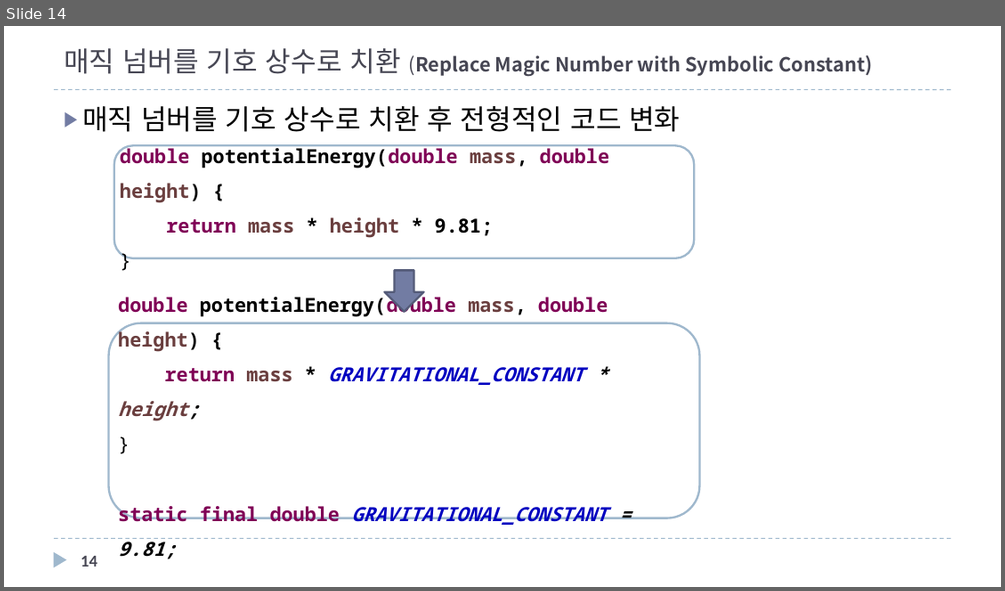
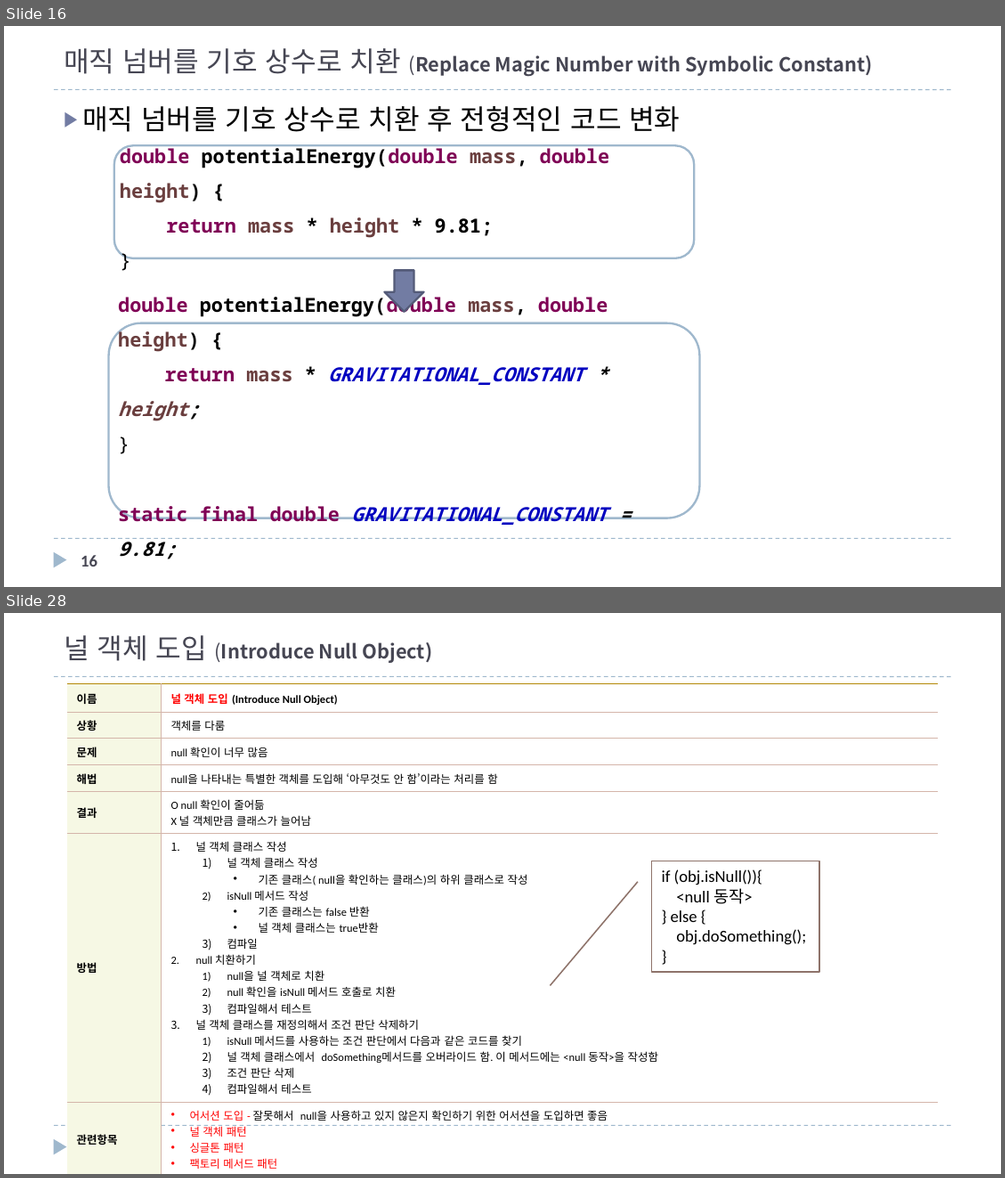
Before and after one commit to mkgungor/refactoring_java, a slide deck: ppt/자바로 배우는 리팩토링 입문.pptx. Shown one above the other, each under a label of ours: slide 14 before the commit, slides 16 and 28 after it; the slides between them are not shown. The pictures are 1005x591 and 1005x1178 pixels, drawn with LibreOffice and Linux fonts; fonts in the diff are those of the drawing. Boxes give left, top, right and bottom in pixels: in the first picture for what was removed or moved away, otherwise in the second. Text is boxed around its words. In the diff, an @@ line names an element or a change of style, - is before the commit and + after.

Commit message:
널 객체 도입 완료

```diff
--- a/ppt/자바로 배우는 리팩토링 입문.pptx
+++ b/ppt/자바로 배우는 리팩토링 입문.pptx
@@ slide 28 added at box(4, 613, 1001, 1174), background #FFFFFF; not listed: 3 template elements that a slide beside it also shows @@
@@ title added at box(64, 635, 433, 663), 14 pt, text #464653, bold @@
+널 객체 도입 (Introduce Null Object)
@@ table added at box(67, 684, 938, 1172), 7 rows, 2 columns @@
+이름 | 널 객체 도입 (Introduce Null Object)
+상황 | 객체를 다룸
+문제 | null 확인이 너무 많음
+해법 | null을 나타내는 특별한 객체를 도입해 ‘아무것도 안 함’이라는 처리를 함
+결과 | O null 확인이 줄어듦 / X 널 객체만큼 클래스가 늘어남
+방법 | 널 객체 클래스 작성 / 널 객체 클래스 작성 / 기존 클래스( null을 확인하는 클래스)의 하위 클래스로 작성 / isNull 메서드 작성 / 기존 클래스는 false 반환 / 널 객체 클래스는 true반환 / 컴파일 / null 치환하기 / null을 널 객체로 치환 / null 확인을 isNull 메서드 호출로 치환 / 컴파일해서 테스트 / 널 객체 클래스를 재정의해서 조건 판단 삭제하기 / isNull 메서드를 사용하는 조건 판단에서 다음과 같은 코드를 찾기 / 널 객체 클래스에서 doSomething메서드를 오버라이드 함. 이 메서드에는 <null 동작>을 작성함 / 조건 판단 삭제 / 컴파일해서 테스트
+관련항목 | 어서션 도입 - 잘못해서 null을 사용하고 있지 않은지 확인하기 위한 어서션을 도입하면 좋음 / 널 객체 패턴 / 싱글톤 패턴 / 팩토리 메서드 패턴
@@ border callout added at box(652, 861, 819, 972), fill #FFFFFF, outline #8E736A 1 pt, 12 pt, text #000000 @@
+if (obj.isNull()){
+<null 동작>
+} else {
+obj.doSomething();
+}
@@ page number added at box(81, 1140, 97, 1144), 12 pt, text #464653, bold @@
+28
@@ what was slide 14 is now slide 16 @@
@@ page number at box(81, 555, 97, 566): text changed @@
-14
+16
```
Also in this commit, not shown: 4 slides changed, 16 other slides added.
